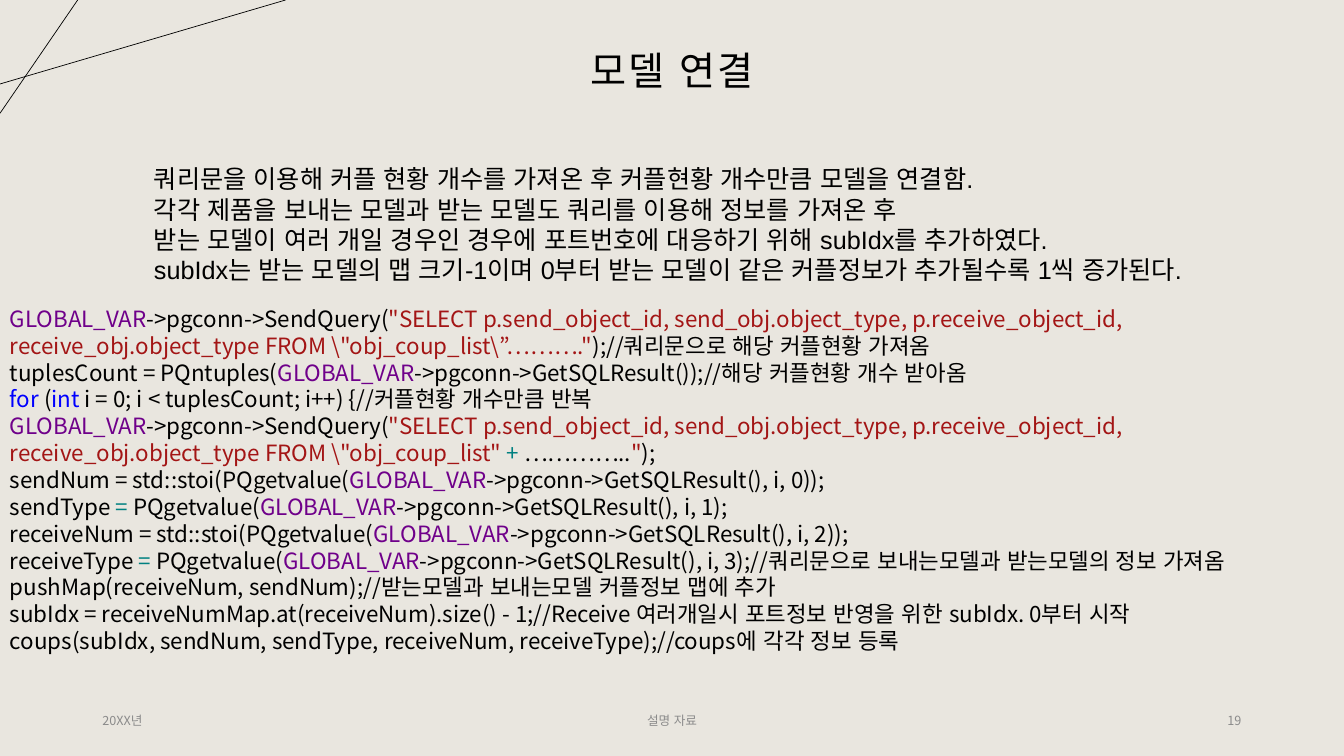
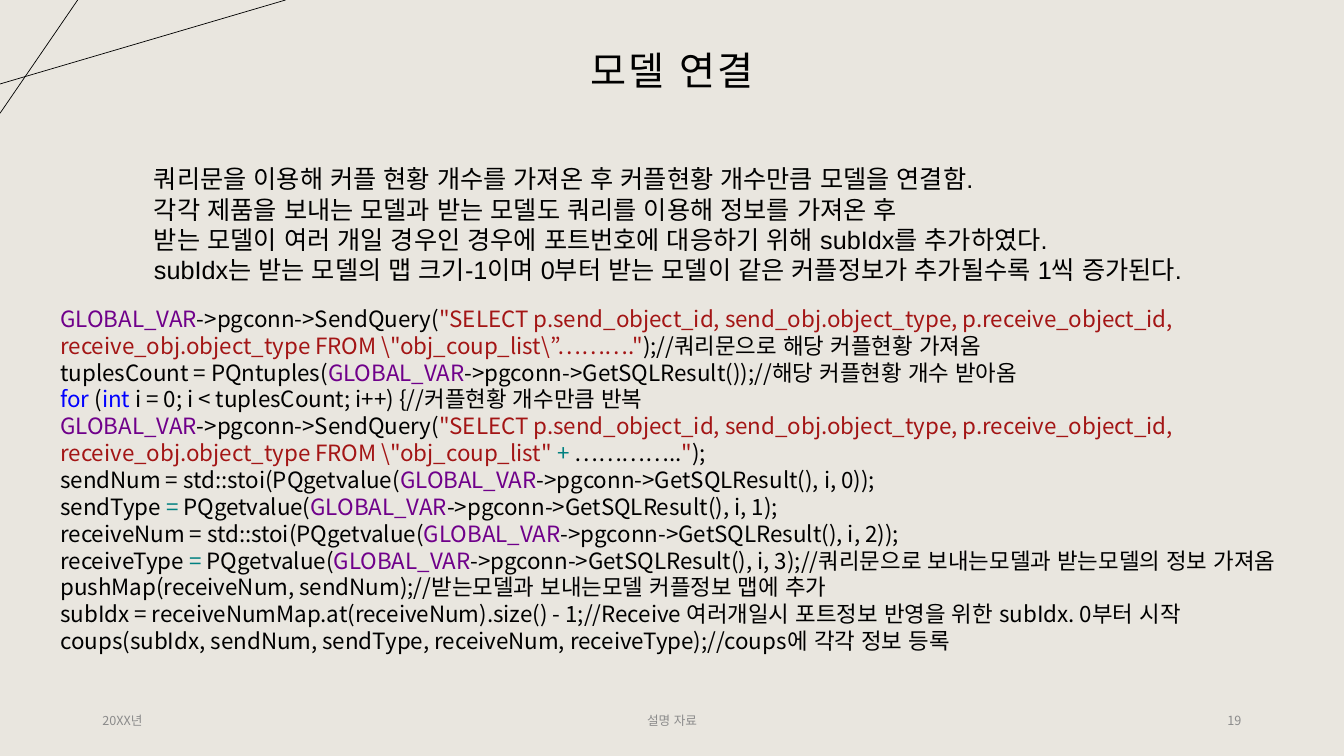
Before and after one commit to Tentailsahri/DT_FINAL_Project, a slide deck: slide 19 of 문서/시나리오에 따른 공정 시뮬레이션 발표 - 박민준.pptx. Drawn at 1344x756 pixels with LibreOffice and Linux fonts; fonts in the diff are those of the drawing. Boxes give left, top, right and bottom in pixels: in the first picture for what was removed or moved away, otherwise in the second. Text is boxed around its words. In the diff, an @@ line names an element or a change of style, - is before the commit and + after.

```diff
--- a/문서/시나리오에 따른 공정 시뮬레이션 발표 - 박민준.pptx
+++ b/문서/시나리오에 따른 공정 시뮬레이션 발표 - 박민준.pptx
@@ text "GLOBAL_VAR->pgconn->SendQuery("SELECT p.send_object_id, send ..." at [60, 309, 1276, 655]: list level 1 to 2 in "GLOBAL_VAR->pgconn->SendQuery("SELECT p.send_object_id, send ..."; list level 1 to 2 in "tuplesCount = PQntuples(GLOBAL_VAR->pgconn->GetSQLResult()); ..."; list level 1 to 2 in "for (int i = 0; ..."; list level 1 to 2 in "sendNum = std::stoi(PQgetvalue(GLOBAL_VAR->pgconn->GetSQLRes ..."; list level 1 to 2 in "sendType = PQgetvalue(GLOBAL_VAR->pgconn->GetSQLResult(), i, ..."; list level 1 to 2 in "receiveNum = std::stoi(PQgetvalue(GLOBAL_VAR->pgconn->GetSQL ..."; list level 1 to 2 in "receiveType = PQgetvalue(GLOBAL_VAR->pgconn->GetSQLResult(), ..."; list level 1 to 2 in "pushMap(receiveNum, sendNum);//받는모델과 보내는모델 커플정보 맵에 ..."; list level 1 to 2 in "subIdx = receiveNumMap.at(receiveNum).size() - 1;//Receive ..."; list level 1 to 2 in "coups(subIdx, sendNum, sendType, receiveNum, receiveType);// ..." @@
```
Also in this commit, not shown: 1 other slide changed.
